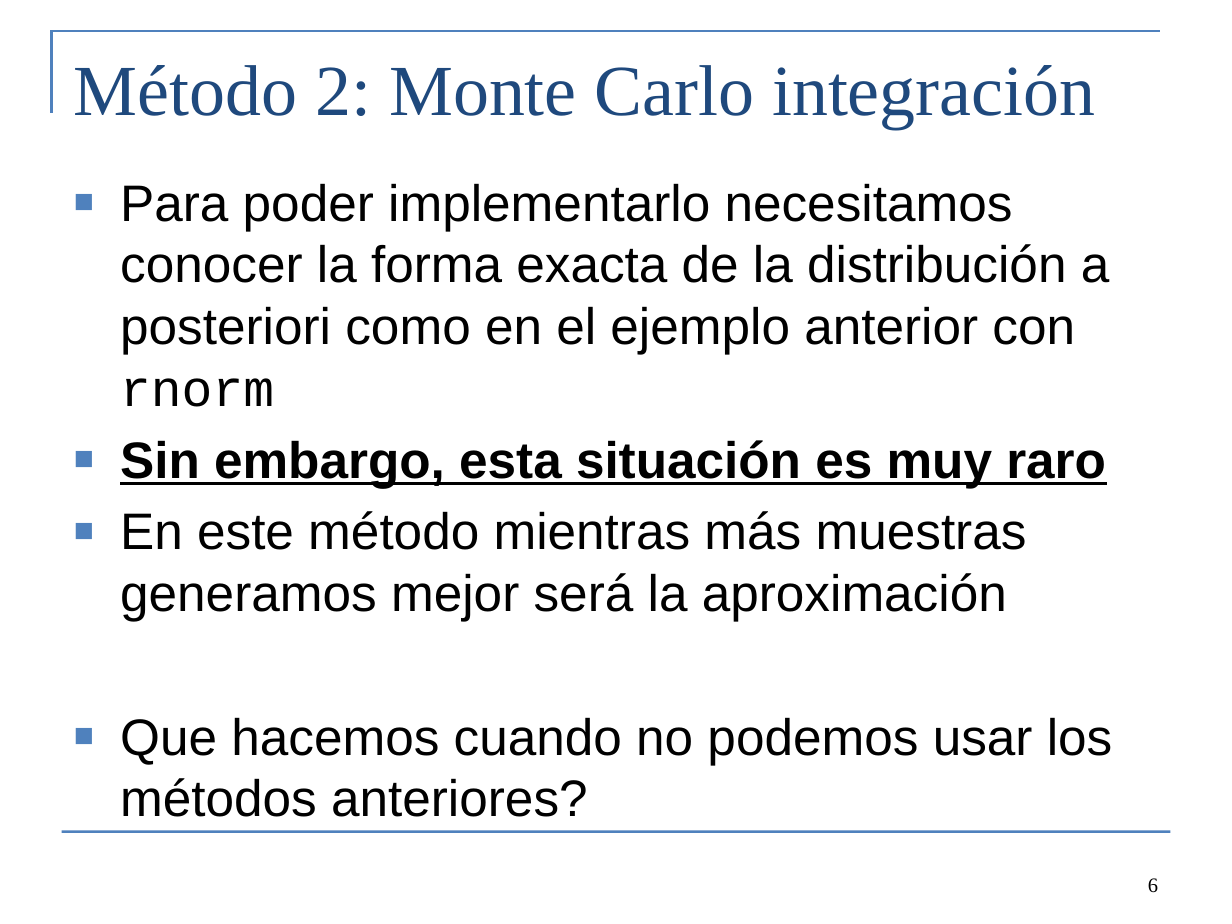
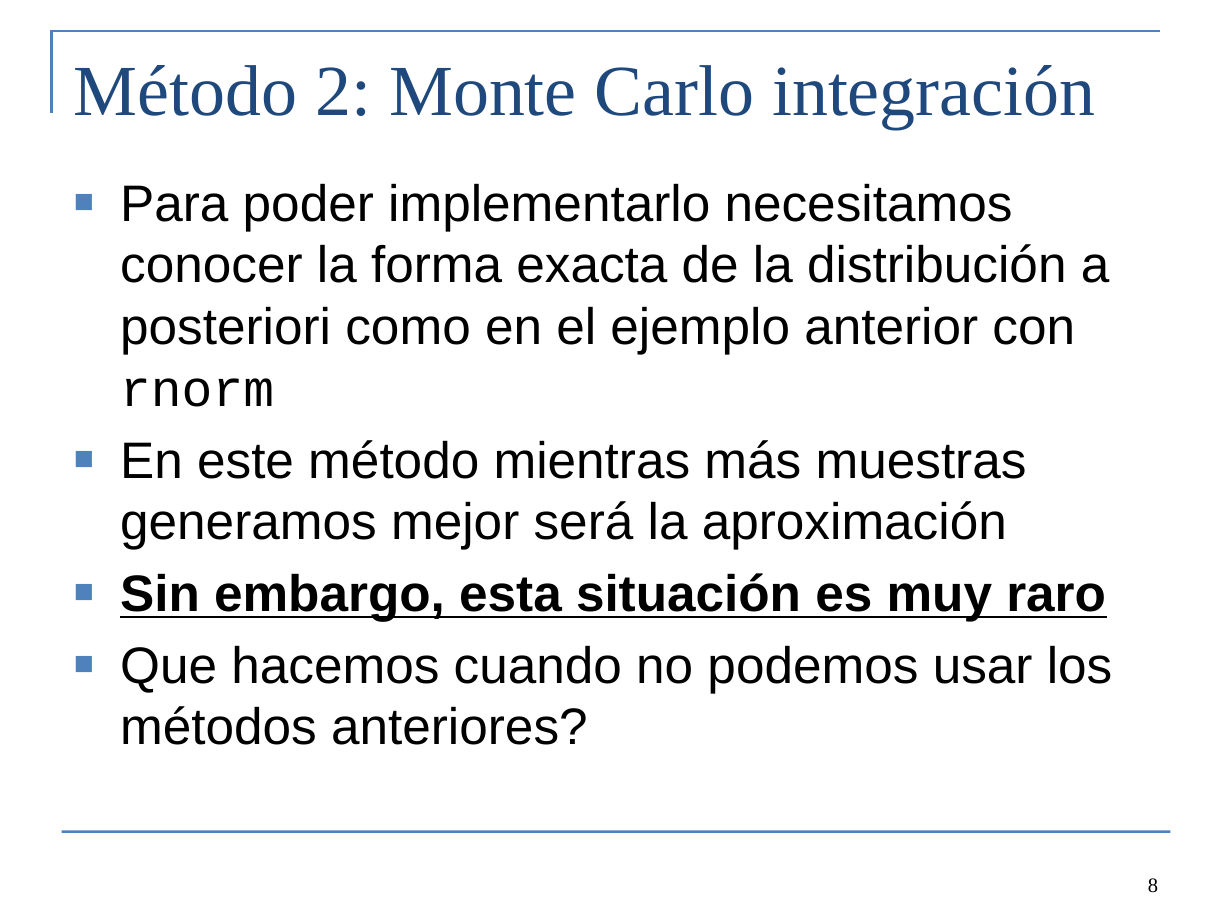
Before and after one commit to colemonnahan/bayes_workshop, a slide deck: slide 8 of dia1/lab1_integration.pptx (slide 6 before the commit). Drawn at 1232x924 pixels with LibreOffice and Linux fonts; fonts in the diff are those of the drawing. Boxes give left, top, right and bottom in pixels: in the first picture for what was removed or moved away, otherwise in the second. Text is boxed around its words. In the diff, an @@ line names an element or a change of style, - is before the commit and + after.

```diff
--- a/dia1/lab1_integration.pptx
+++ b/dia1/lab1_integration.pptx
@@ text at [120, 440, 1027, 549]: paragraph added @@
+■ En este método mientras más muestras generamos mejor será la aproximación
@@ text at [120, 511, 1027, 621]: paragraph removed @@
-■ En este método mientras más muestras generamos mejor será la aproximación
@@ page number at [1148, 878, 1158, 893]: text changed @@
-6
+8
```
Also in this commit, not shown: 2 other slides changed, 5 slides added, 5 slides removed, 8 other files.
